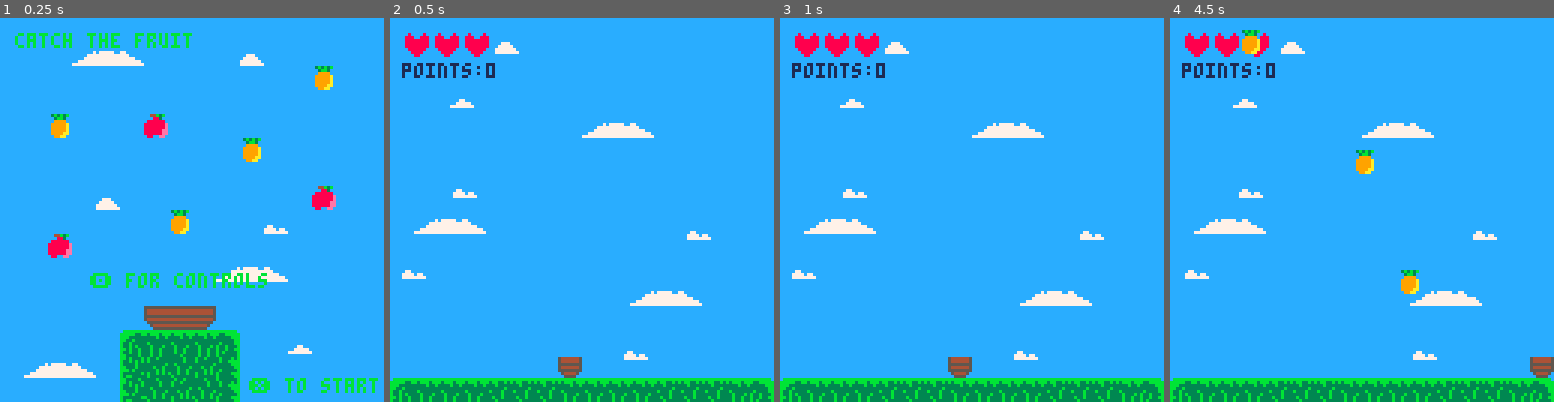
Above: before the commit, frames 1-4 (left to right).
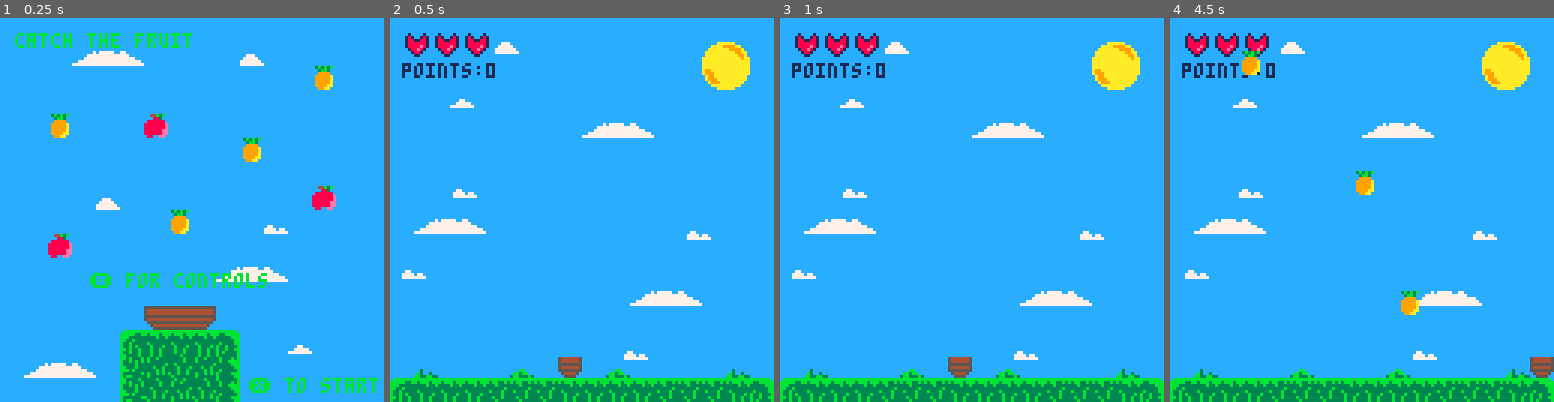
Above: after the commit, the same moments.

Repository: LynTheDev/catchit
Game: PICO-8 cartridge catchit/catchit.p8
Two runs of this game, one before a commit and one after it. Both use one fixed random seed, a clock stepped at 60 frames per second and the inputs below.
Inputs:
- Up to frame 1 (0.25 s): no input
- Up to frame 2 (0.5 s): tap X (X key) at 0.33 s
- Up to frame 3 (1 s): tap O (Z key) at 0.7 s
- Up to frame 4 (4.5 s): tap X (X key) at 1.07, 1.85, 2.97, 4.08 s; hold Right 1.6-2.1 s; tap O (Z key) every 0.4 s from 1.7 to 4.1 s; hold Right 2.47-3.03 s; hold Left 3.08-3.58 s; hold Right from 4.02 s (still down)

Frame 1 is identical in both runs. In frame 2, 2.0% of the frame differs, in the area x 3-94%, y 3-94%; in frame 3, 2.0%; in frame 4, 3.4%.

Commit message:
added high score and some more graphics

Diff:
--- a/catchit/catchit.p8
+++ b/catchit/catchit.p8
@@ -6,8 +6,10 @@
 
 function _init()
  spawn_fruit()
-
  spawn_clouds()
+
+ cartdata("omonattie_catchit")
+ high_score = dget(0)
 end
 
 function _update()
@@ -49,6 +51,12 @@
  cls(12)
  map(0, 0, 0, 0, 128, 128)
 
+ if p.points > high_score
+ and high_score != 0
+ then
+  print("new high score!", 65, 5)
+ end
+
  spr(p.sprite, p.x, p.y)
 
  if p.is_dev then
@@ -117,10 +125,17 @@
  cls(12)
  map(32, 0, 0, 0, 128, 128)
 
- print("you died :(", 45, 55, 11)
- print("press 🅾️ to try again", 25, 65, 11)
-
- print("score: " .. p.points, 50, 75, 11)
+ print("you died :(", 45, 35, 11)
+ print("press 🅾️ to try again", 25, 45, 11)
+
+ print("score: " .. p.points, 48, 55, 11)
+ print("high score: " .. high_score, 39, 65, 11)
+
+ -- check high score
+ if p.points > high_score then
+  high_score = p.points
+  save()
+ end
 
  if btnp(4) then
   state = game.playing
@@ -240,12 +255,18 @@
 
  return false
 end
+
+function save()
+ dset(0, high_score)
+end
 -->8
 --> fruits
 
 -- keep in mind im using
 -- a tutorial here, im trying
 -- my best qwq
+
+-- todo: collision
 
 -- fruit table
 fruits = {}
@@ -276,6 +297,8 @@
    x = f_x,
    y = f_y,
 
+   vy = 0,
+
    box = {
     x = f_x,
     y = f_y,
@@ -291,7 +314,9 @@
 
 function update_fruits()
  for fruit in all(fruits) do
-  fruit.y += f_data.gravity
+  fruit.vy += 0.001
+
+  fruit.y += f_data.gravity + fruit.vy
   fruit.box.y = fruit.y
 
   if(fruit.y > 130) then
@@ -542,13 +567,29 @@
 
 
 
+…(16 lines of a section not shown)…
 __gff__
 0001000000000000000000000000000002020200000000000000000000000000000000000000000000000000000000000000000002000000000000000000000000000000000000000000000000000000000000000000000000000000000000000000000000000000000000000000000000000000000000000000000000000000
 0000000000000000000000000000000000000000000000000000000000000000000000000000000000000000000000000000000000000000000000000000000000000000000000000000000000000000000000000000000000000000000000000000000000000000000000000000000000000000000000000000000000000000
 __map__
 0000000000000000000000000000000000000000000000000000000000000000000000000000000000000000000000000000000000000000000000000000000000000000000000000000000000000000000000000000000000000000000000000000000000000000000000000000000000000000000000000000000000000000
-0000000000000000000000000000000000000018191a00000000280000000000000000000000000000000000000000000000000000000000000000000000000000000000000000000000000000000000000000000000000000000000000000000000000000000000000000000000000000000000000000000000000000000000
-0000000000000000000000000000000000000000000000000000000000110000000000000000000000000000000000000000000000000000000000000000000000000000000000000000000000000000000000000000000000000000000000000000000000000000000000000000000000000000000000000000000000000000
+0000000000000000000000000040410000000018191a00000000280000000000000000000000000000000000000000000000000000000000000000000000000000000000000000000000000000000000000000000000000000000000000000000000000000000000000000000000000000000000000000000000000000000000
+0000000000000000000000000050510000000000000000000000000000110000000000000000000000000000000000000000000000000000000000000000000000000000000000000000000000000000000000000000000000000000000000000000000000000000000000000000000000000000000000000000000000000000
 000000000000000000000000000000000000000000000000000000000000000000000000290000000018191a000000000000000000000000000000000000000000000000000000000000000000000000000000000000000000000000000000000000000000000000000000000000000000000000000000000000000000000000
 000000000000000018191a000000000000001100000010000000000000000000000000000000000000000000000000000000000000000000000000000000000000000000000000000000000000000000000000000000000000000000000000000000000000000000000000000000000000000000000000000000000000000000
 0000000000000000000000000000000000000000000000000000110000000000000000000000000000000000000000000000000000000000000000000000000000000000000000000000000000000000000000000000000000000000000000000000000000000000000000000000000000000000000000000000000000000000
@@ -560,7 +601,7 @@
 0000000000000000000018191a00000000000000000000000000000000000000000000000000000000000000000000000000000000000000000000000000000000000000000000000000000000000000000000000000000000000000000000000000000000000000000000000000000000000000000000000000000000000000
 0000003434003400000000000000000000000000000008090a00000000000000000000000000000000000018191a00000000000000000000000000000000000000000000000000000000000000000000000000000000000000000000000000000000000000000000000000000000000000000000000000000000000000000000
 00000000003400340000000000000000000000000003040404060000290000000000000000000c0d0e110000000000000000000000000000000000000000000000000000000000000000000000000000000000000000000000000000000000000000000000000000000000000000000000000000000000000000000000000000
-000000000000000000000000000000000018191a0013151415160000000000000018191a0003050504060000000000000000000000000000000000000000000000000000000000000000000000000000000000000000000000000000000000000000000000000000000000000000000000000000000000000000000000000000
+002d0000002e0000002e000000002d000018191a0013151415160000000000000018191a0003050504060000000000000000000000000000000000000000000000000000000000000000000000000000000000000000000000000000000000000000000000000000000000000000000000000000000000000000000000000000
 0304040405050504040404050505040600000000001314151416000000000000000000000013141515160000000000000000000000000000000000000000000000000000000000000000000000000000000000000000000000000000000000000000000000000000000000000000000000000000000000000000000000000000
 0000000000000000000000000000000000000000000000000000000000000000000000000000000000000000000000000000000000000000000000000000000000000000000000000000000000000000000000000000000000000000000000000000000000000000000000000000000000000000000000000000000000000000
 0000000000000000000029000000000000000000000000000000000000000000000000000000000000000000000000000000000000000000000000000000000000000000000000000000000000000000000000000000000000000000000000000000000000000000000000000000000000000000000000000000000000000000
Not shown, changed: 43 lines of the sprite sheet (__gfx__) section of catchit/catchit.p8
Not shown, changed: catchit/cart/catchit.p8.png
